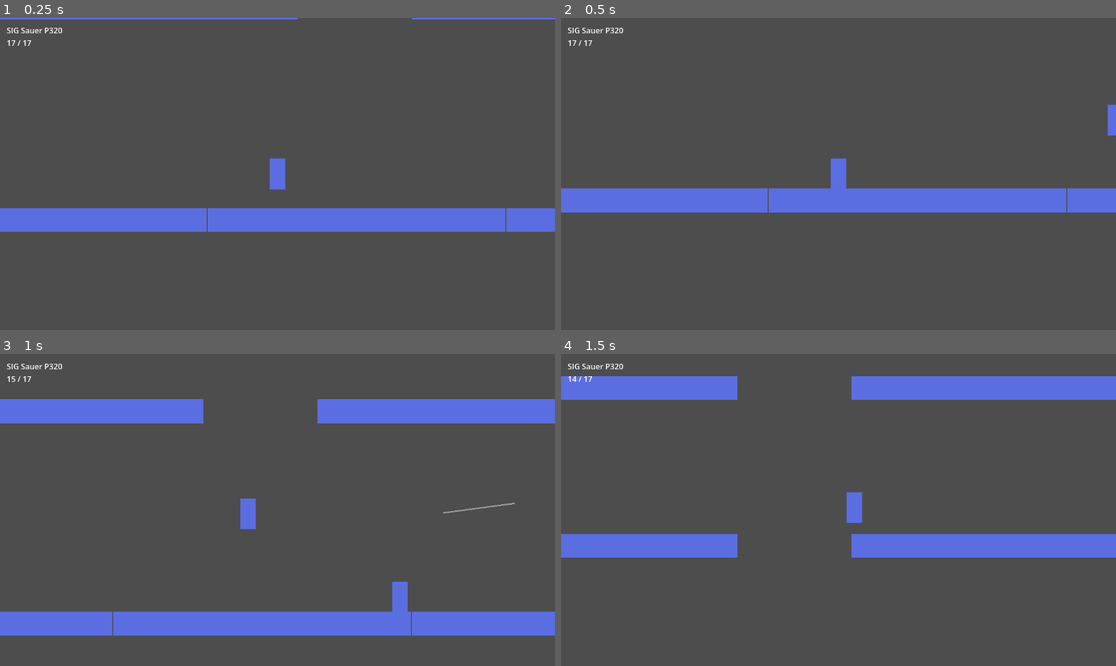
Above: before the commit, frames 1-4 (two rows, left to right).
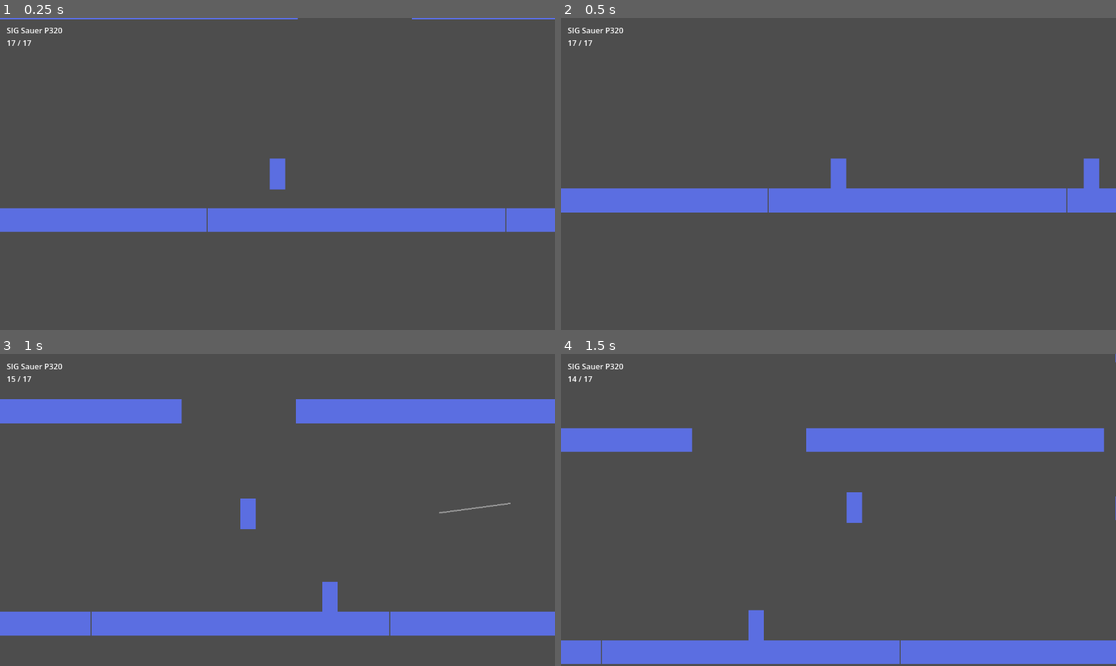
Above: after the commit, the same moments.

Repository: sulfuric-lord/raze-od
Game: Godot game, scene res://obj/main_scene.tscn
The game is run twice, just before and just after one commit, with the same random seed, the same clock (stepped at 60 frames per second) and the same inputs.
Inputs (mouse positions are in pixels of both pictures, inside the frame that each line leads up to):
- Up to frame 1 (0.25 s): no input
- Up to frame 2 (0.5 s): no input
- Up to frame 3 (1 s): move the mouse to (399, 494) at 0.52 s; press the mouse at (399, 494) at 0.53 s; hold Right (ui_right) from 0.53 s (still down); tap Space (jump) at 0.77, 0.8 s
- Up to frame 4 (1.5 s): keep holding Right (ui_right); tap Space (jump) at 1.07, 1.35 s; move the mouse to (727, 525) at 1.27 s; release the mouse at (727, 525) at 1.28 s

Frame 1 is identical in both runs. In frame 2, 0.4% of the frame differs, in the area x 94-100%, y 27-55%; in frame 3, 1.3%; in frame 4, 26%, in the area x 0-100%, y 0-100%.

Commit message:
добавил аптечки и это самое как его модифицировал ии

Diff:
--- /dev/null
+++ b/health_point.gd
@@ -0,0 +1,30 @@
+extends Area2D
+
+@export var cooldown := 8.0
+
+var cd_timer := 0.0
+var active := true
+
+func _ready():
+	add_to_group("heal_points")
+	connect("body_entered", _on_body_entered)
+
+func _physics_process(delta):
+	if not active:
+		cd_timer -= delta
+		if cd_timer <= 0:
+			active = true
+
+
+func _on_body_entered(body):
+	print("ambatukaaamaaaaaauhhhhhh")
+	if not active:
+		return
+
+	var target = Utils.get_healable(body)
+	if target:
+		var heal_amount = target.maxHp * 0.5
+		target.heal(heal_amount)
+
+		active = false
+		cd_timer = cooldown
--- a/obj/enemies/defaul_nme.tscn
+++ b/obj/enemies/defaul_nme.tscn
@@ -13,6 +13,7 @@
 [node name="DefaulNme" type="CharacterBody2D" unique_id=882589215]
 collision_layer = 2
 script = ExtResource("1_fi8s1")
+maxHp = 10.0
 
 [node name="CollisionShape2D" type="CollisionShape2D" parent="." unique_id=663862998]
 shape = SubResource("RectangleShape2D_y5uw1")
--- /dev/null
+++ b/obj/level_editor/health_point.tscn
@@ -0,0 +1,13 @@
+[gd_scene format=3 uid="uid://c4c7a24b205mq"]
+
+[ext_resource type="Script" uid="uid://dbls4yxjk1yj6" path="res://health_point.gd" id="1_r0nke"]
+
+[sub_resource type="RectangleShape2D" id="RectangleShape2D_r0nke"]
+
+[node name="health_point" type="Area2D" unique_id=2140221623]
+collision_layer = 3
+collision_mask = 3
+script = ExtResource("1_r0nke")
+
+[node name="CollisionShape2D" type="CollisionShape2D" parent="." unique_id=688570168]
+shape = SubResource("RectangleShape2D_r0nke")
--- a/obj/main_scene.tscn
+++ b/obj/main_scene.tscn
@@ -6,6 +6,7 @@
 [ext_resource type="PackedScene" uid="uid://d2h4kr7bia0fh" path="res://obj/game_manager.tscn" id="4_n5anb"]
 [ext_resource type="PackedScene" uid="uid://bxdqaw8ln8chf" path="res://obj/enemies/defaul_nme.tscn" id="4_uwocy"]
 [ext_resource type="PackedScene" uid="uid://bm7afcanfeg54" path="res://obj/level_editor/jump_point.tscn" id="5_n5anb"]
+[ext_resource type="PackedScene" uid="uid://c4c7a24b205mq" path="res://obj/level_editor/health_point.tscn" id="7_wktwx"]
 
 [node name="Node2D" type="Node2D" unique_id=326341057]
 
@@ -89,13 +90,13 @@
 position = Vector2(-426, 39)
 
 [node name="medium_platform4" parent="platforms" unique_id=1017040333 instance=ExtResource("4_hlnon")]
-position = Vector2(-1718, 39)
+position = Vector2(-1718, 7)
 
 [node name="medium_platform5" parent="platforms" unique_id=502856999 instance=ExtResource("4_hlnon")]
-position = Vector2(-1069, -147)
+position = Vector2(-1069, -179)
 
 [node name="medium_platform8" parent="platforms" unique_id=982573744 instance=ExtResource("4_hlnon")]
-position = Vector2(-1069, -464)
+position = Vector2(-1069, -560)
 
 [node name="medium_platform14" parent="platforms" unique_id=1122580305 instance=ExtResource("4_hlnon")]
 position = Vector2(1071, 181)
@@ -107,7 +108,7 @@
 position = Vector2(1071, -464)
 
 [node name="medium_platform6" parent="platforms" unique_id=1516632530 instance=ExtResource("4_hlnon")]
-position = Vector2(-426, -289)
+position = Vector2(-426, -353)
 
 [node name="medium_platform17" parent="platforms" unique_id=1421288329 instance=ExtResource("4_hlnon")]
 position = Vector2(429, 39)
@@ -116,10 +117,10 @@
 position = Vector2(429, -289)
 
 [node name="medium_platform7" parent="platforms" unique_id=94910798 instance=ExtResource("4_hlnon")]
-position = Vector2(-1718, -289)
+position = Vector2(-1718, -353)
 
 [node name="medium_platform9" parent="platforms" unique_id=130861077 instance=ExtResource("4_hlnon")]
-position = Vector2(-1718, -638)
+position = Vector2(-1718, -734)
 
 [node name="medium_platform10" parent="platforms" unique_id=696224830 instance=ExtResource("4_hlnon")]
 position = Vector2(1754, 333)
@@ -142,16 +143,16 @@
 position = Vector2(-1303, 120)
 
 [node name="jump_point3" parent="jps" unique_id=182782372 instance=ExtResource("5_n5anb")]
-position = Vector2(-1303, -204)
+position = Vector2(-1303, -236)
 
 [node name="jump_point4" parent="jps" unique_id=1870577847 instance=ExtResource("5_n5anb")]
-position = Vector2(-1303, -522)
+position = Vector2(-1303, -618)
 
 [node name="jump_point5" parent="jps" unique_id=130108058 instance=ExtResource("5_n5anb")]
 position = Vector2(-673, -20)
 
 [node name="jump_point6" parent="jps" unique_id=961355217 instance=ExtResource("5_n5anb")]
-position = Vector2(-673, -346)
+position = Vector2(-673, -410)
 
 [node name="jump_point12" parent="jps" unique_id=1933002475 instance=ExtResource("5_n5anb")]
 position = Vector2(172, -20)
@@ -175,7 +176,7 @@
 position = Vector2(1497, -26)
 
 [node name="jump_point7" parent="jps" unique_id=1715501987 instance=ExtResource("5_n5anb")]
-position = Vector2(-169, -346)
+position = Vector2(-169, -410)
 jump_direction = Vector2(1, -1)
 
 [node name="jump_point8" parent="jps" unique_id=94736755 instance=ExtResource("5_n5anb")]
@@ -207,7 +208,7 @@
 jump_direction = Vector2(1, -1)
 
 [node name="jump_point10" parent="jps" unique_id=1106729825 instance=ExtResource("5_n5anb")]
-position = Vector2(-1468, -22)
+position = Vector2(-1468, -54)
 jump_direction = Vector2(1, -1)
 
 [node name="jump_point24" parent="jps" unique_id=1991269697 instance=ExtResource("5_n5anb")]
@@ -215,9 +216,12 @@
 jump_direction = Vector2(1, -1)
 
 [node name="jump_point25" parent="jps" unique_id=742615119 instance=ExtResource("5_n5anb")]
-position = Vector2(-853, -175)
+position = Vector2(-853, -235)
 jump_direction = Vector2(1, -1)
 
 [node name="jump_point11" parent="jps" unique_id=959162379 instance=ExtResource("5_n5anb")]
-position = Vector2(-1468, -343)
-jump_direction = Vector2(1, -1)
+position = Vector2(-1468, -407)
+jump_direction = Vector2(1, -1)
+
+[node name="health_point" parent="jps" unique_id=2140221623 instance=ExtResource("7_wktwx")]
+position = Vector2(-944, 427)
--- a/scripts/AI/jump_point.gd
+++ b/scripts/AI/jump_point.gd
@@ -2,7 +2,6 @@
 class_name JumpPoint
 
 @export var jump_direction := Vector2(1, -1)
-@export var jump_force := 600.0
 
 func _ready():
 	add_to_group("jump_points")
--- a/scripts/enemies/defaul_nme.gd
+++ b/scripts/enemies/defaul_nme.gd
@@ -2,14 +2,15 @@
 
 enum State {
 	CHASE,
-	FIRE
+	FIRE,
+	RETREAT
 }
 
 var current_state = State.CHASE
 
 var jps := []
-@export var speed : float = 250.0
-@export var jump_vel : float = 400.0
+@export var speed : float = 350.0
+@export var jump_vel : float = 1000.0
 
 var current_target = null
 var current_jp = null
@@ -17,6 +18,9 @@
 var retarget_timer := 0.0
 @export var retarget_time := 5.0
 
+var current_heal_point = null
+@export var retreat_hp_threshold := 0.3
+
 var to_target := Vector2.ZERO
 var distance_to_target := INF
 
@@ -24,10 +28,20 @@
 var target_above := false
 var target_below := false
 
-@export var gravity := 900.0
+@export var gravity := 2000.0
 @onready var weapon = $Weapon
+@export var maxHp : float
+var hp : float
+
+var shoot_decision_timer := 0.0
+var wants_to_shoot := false
+
+@export var shoot_decision_interval_min := 0.3
+@export var shoot_decision_interval_max := 1.2
+@export var shoot_chance := 0.6
 
 func _ready():
+	hp = maxHp
 	jps = get_jps()
 	add_to_group("entities")
 
@@ -39,6 +53,8 @@
 			state_chase(delta)
 		State.FIRE:
 			state_fire(delta)
+		State.RETREAT:
+			state_retreat(delta)
 
 	apply_gravity(delta)
 
@@ -51,7 +67,15 @@
 	retarget_timer -= delta
 	var old_target = current_target
 
-	# --- 1. ПОИСК ЦЕЛИ ---
+	var hp_ratio : float = hp / maxHp
+	if hp_ratio <= retreat_hp_threshold:
+		current_heal_point = find_heal_point()
+		if current_heal_point != null:
+			current_state = State.RETREAT
+			return
+	else:
+		current_heal_point = null
+
 	if retarget_timer <= 0:
 		var enemies = get_enemies()
 		current_target = find_enemy(enemies)
@@ -65,7 +89,6 @@
 		current_state = State.CHASE
 		return
 
-	# --- 2. АНАЛИЗ ---
 	to_target = current_target.global_position - global_position
 	distance_to_target = to_target.length()
 
@@ -73,18 +96,22 @@
 	target_above = to_target.y < -40
 	target_below = to_target.y > 40
 
-	# --- 3. ПОИСК JP ---
 	if target_above:
 		current_jp = find_jp_same_level()
 	else:
 		current_jp = null
 
-	# --- 4. ВЫБОР СОСТОЯНИЯ ---
 	if same_level and distance_to_target <= 50:
 		current_state = State.FIRE
 	else:
 		current_state = State.CHASE
 
+	shoot_decision_timer -= delta
+
+	if shoot_decision_timer <= 0:
+		shoot_decision_timer = randf_range(shoot_decision_interval_min, shoot_decision_interval_max)
+		wants_to_shoot = randf() < shoot_chance
+
 func state_chase(delta):
 	if current_target == null:
 		velocity.x = 0
@@ -93,13 +120,13 @@
 	if is_jumping:
 		return
 
-	# --- НА ОДНОМ УРОВНЕ ---
 	if same_level:
 		var dir = sign(to_target.x)
 		velocity.x = dir * speed
-		return
-
-	# --- ВЫШЕ ---
+		if wants_to_shoot:
+			weapon.ai_shoot(to_target)
+		return
+
 	if target_above:
 		if current_jp == null:
 			velocity.x = 0
@@ -111,13 +138,12 @@
 		velocity.x = dir * speed
 
 		if abs(to_jp.x) <= 50:
-			velocity.y = -current_jp.jump_force
+			velocity.y = -jump_vel
 			is_jumping = true
 			current_jp = null
 
 		return
 
-	# --- НИЖЕ ---
 	if target_below:
 		var center_x = 0
 		var dir = sign(center_x - global_position.x)
@@ -134,8 +160,65 @@
 
 	weapon.ai_shoot(dir)
 
+func state_retreat(delta):
+	if current_heal_point == null:
+		current_state = State.CHASE
+		return
+
+	var to_heal = current_heal_point.global_position - global_position
+	var same_level = abs(to_heal.y) <= 40
+	var target_above = to_heal.y < -40
+	var target_below = to_heal.y > 40
+
+	if is_jumping:
+		return
+
+	if same_level:
+		velocity.x = sign(to_heal.x) * speed
+		return
+
+	if target_above:
+		var jp = find_jp_same_level()
+		if jp == null:
+			velocity.x = 0
+			return
+
+		var to_jp = jp.global_position - global_position
+		velocity.x = sign(to_jp.x) * speed
+
+		if abs(to_jp.x) <= 50:
+			velocity.y = -jump_vel
+			is_jumping = true
+
+		return
+
+	if target_below:
+		var center_x = 0
+		velocity.x = sign(center_x - global_position.x) * speed
+
 func get_jps():
 	return get_tree().get_nodes_in_group("jump_points")
+
+func get_active_heal_points():
+	var result := []
+
+	for h in get_tree().get_nodes_in_group("heal_points"):
+		if h.active:
+			result.append(h)
+
+	return result
+
+func find_heal_point():
+	var best = null
+	var best_dist = INF
+
+	for h in get_active_heal_points():
+		var dist = global_position.distance_to(h.global_position)
+		if dist < best_dist:
+			best = h
+			best_dist = dist
+
+	return best
 
 func get_enemies():
 	var result := []
@@ -205,3 +288,16 @@
 func apply_gravity(delta):
 	if not is_on_floor():
 		velocity.y += gravity * delta
+
+func take_damage(amount: float):
+	hp -= amount
+
+	if hp <= 0:
+		die()
+
+func die():
+	queue_free()
+
+func heal(amount: float):
+	hp += amount
+	hp = clamp(hp, 0, maxHp)
--- a/scripts/player/stats.gd
+++ b/scripts/player/stats.gd
@@ -1,7 +1,7 @@
 extends Node2D
 
 # MOVEMENT_STATS
-@export var speed: float = 300.0
+@export var speed: float = 400.0
 @export var gravity: float = 2000.0
 @export var jump_speed: float = 1000.0
 @export var max_jumps: int = 2
@@ -10,3 +10,23 @@
 var dash_time: float = 0.06
 var dash_speed: float = 2000.0
 @export var dash_cooldown: float = 1.2
+
+#HP_STATS
+var maxHp : int = 30
+var hp : int
+
+func _ready():
+	hp = maxHp
+
+func take_damage(amount: float):
+	hp -= amount
+
+	if hp <= 0:
+		die()
+
+func die():
+	queue_free()
+
+func heal(amount: float):
+	hp += amount
+	hp = clamp(hp, 0, maxHp)
--- a/scripts/utils.gd
+++ b/scripts/utils.gd
@@ -10,3 +10,14 @@
 		current = current.get_parent()
 
 	return null
+
+static func get_healable(node):
+	var current = node
+
+	while current:
+		if current.has_method("heal"):
+			print("отхилен:", current.name)
+			return current
+		current = current.get_parent()
+
+	return null
Not shown, added: health_point.gd.uid
